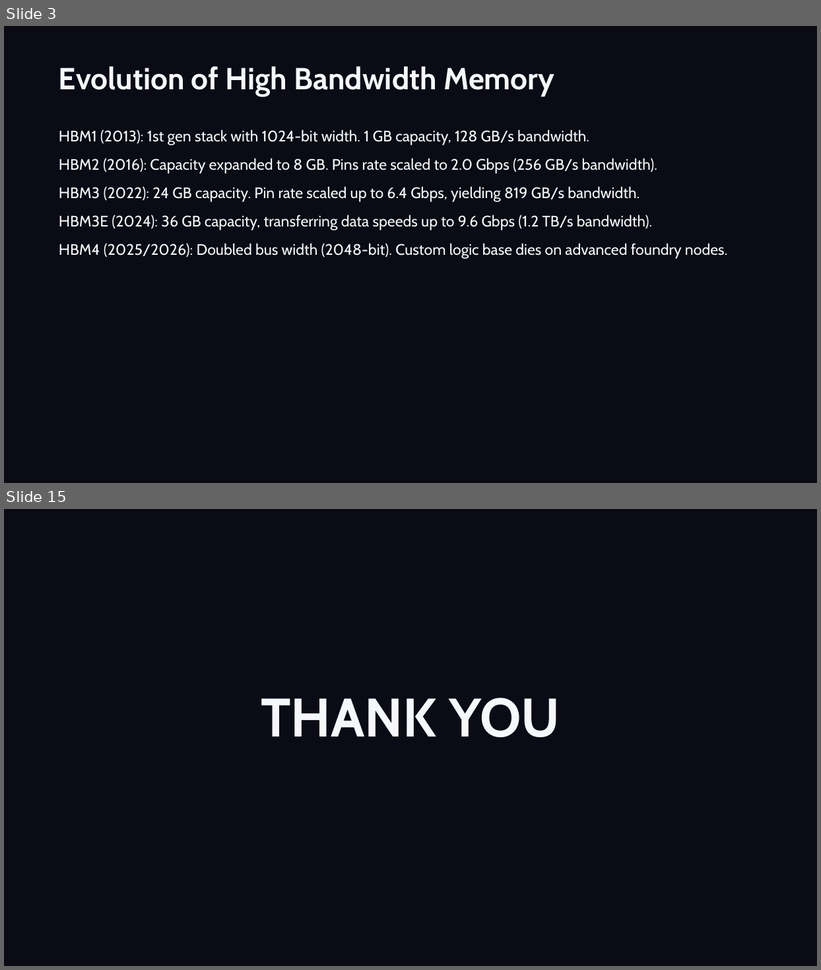
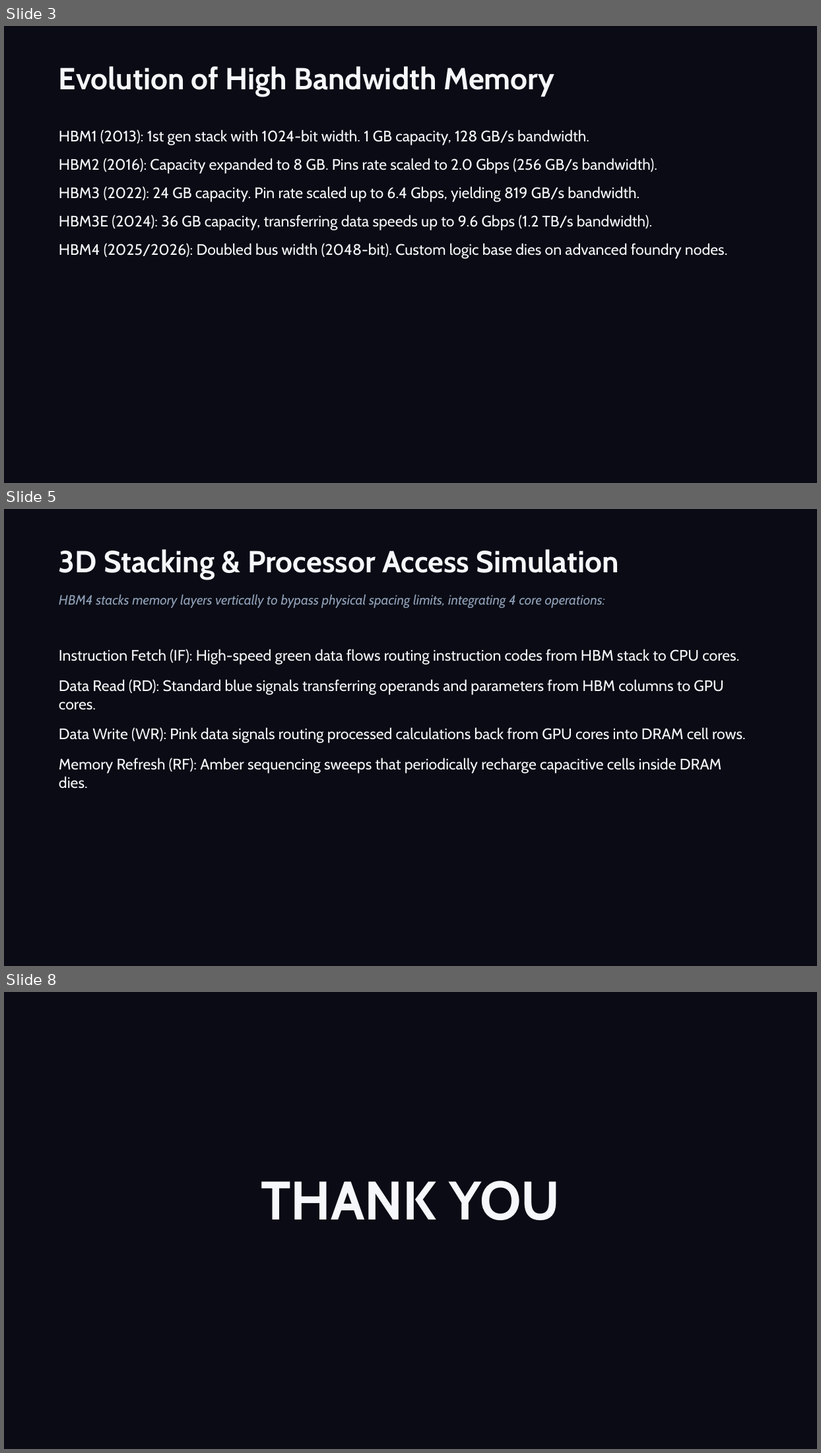
Before and after one commit to jaiAkash1209/Ecube-ppt, a slide deck: HBM4_HBM4E_Showcase.pptx. Shown one above the other, each under a label of ours: slides 3 and 15 before the commit, slides 3, 5 and 8 after it; the slides between them are not shown. The pictures are 821x970 and 821x1453 pixels, drawn with LibreOffice and Linux fonts; fonts in the diff are those of the drawing. Boxes give left, top, right and bottom in pixels: in the first picture for what was removed or moved away, otherwise in the second. Text is boxed around its words. In the diff, an @@ line names an element or a change of style, - is before the commit and + after.

```diff
--- a/HBM4_HBM4E_Showcase.pptx
+++ b/HBM4_HBM4E_Showcase.pptx
@@ slide 5 added at box(4, 509, 817, 966), background #0A0B14 @@
@@ text added at box(59, 549, 619, 580), 36 pt, text #F5F7FA, bold @@
+3D Stacking & Processor Access Simulation
@@ text added at box(59, 594, 606, 608), 16 pt, text #8E9FB6, italic @@
+HBM4 stacks memory layers vertically to bypass physical spacing limits, integrating 4 core operations:
@@ text added at box(59, 649, 746, 789), 18 pt, text #F5F7FA @@
+Instruction Fetch (IF): High-speed green data flows routing instruction codes from HBM stack to CPU cores.
+Data Read (RD): Standard blue signals transferring operands and parameters from HBM columns to GPU cores.
+Data Write (WR): Pink data signals routing processed calculations back from GPU cores into DRAM cell rows.
+Memory Refresh (RF): Amber sequencing sweeps that periodically recharge capacitive cells inside DRAM dies.
@@ what was slide 15 is now slide 8 @@
```
Also in this commit, not shown: 1 slide changed, 2 other slides added, 10 slides removed, 4 other files.
